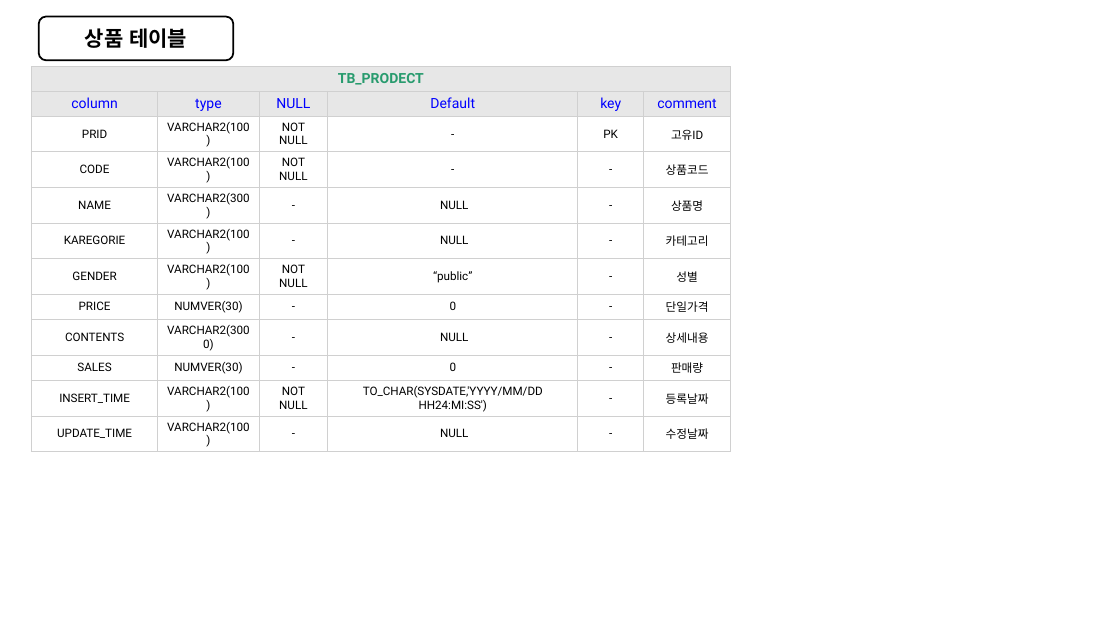
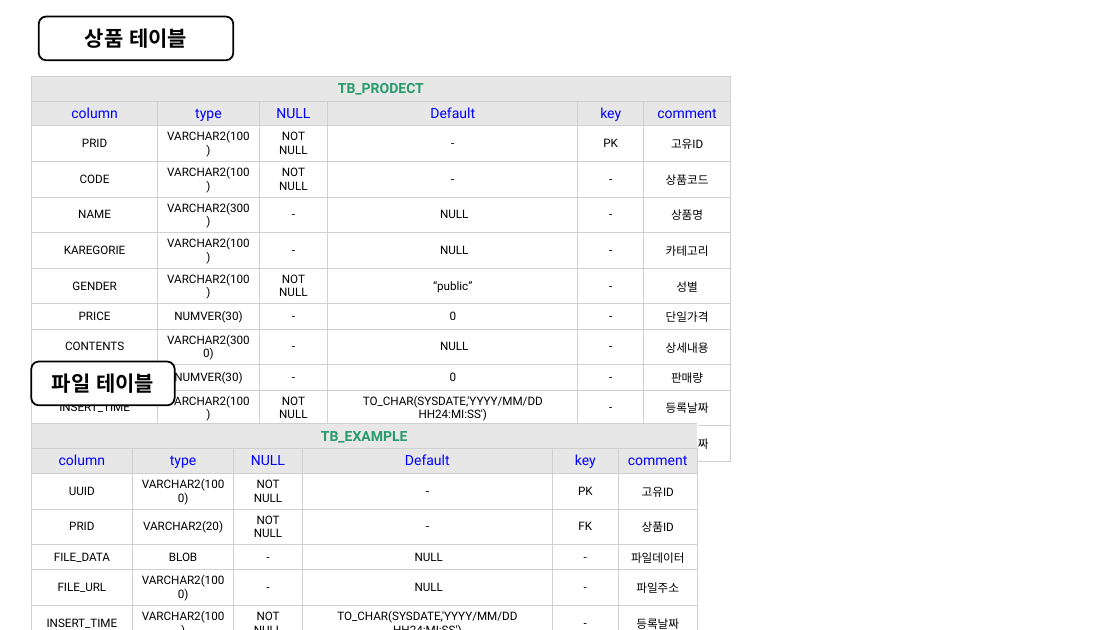
Before and after one commit to Engineer-Han/ITN2024, a slide deck: slide 3 of 01_메뉴얼/데이터 베이스/데이터베이스 스키마.pptx. Drawn at 1120x630 pixels with LibreOffice and Linux fonts; fonts in the diff are those of the drawing. Boxes give left, top, right and bottom in pixels: in the first picture for what was removed or moved away, otherwise in the second. Text is boxed around its words. In the diff, an @@ line names an element or a change of style, - is before the commit and + after.

```diff
--- a/01_메뉴얼/데이터 베이스/데이터베이스 스키마.pptx
+++ b/01_메뉴얼/데이터 베이스/데이터베이스 스키마.pptx
@@ table: place and size @@
-table at [31, 66, 731, 443]
+table at [31, 76, 731, 627]
@@ rounded rectangle added at [31, 361, 175, 405], fill #FFFFFF, outline #000000 1.5 pt, 18 pt, text #000000, bold @@
+파일 테이블
@@ table added at [31, 423, 697, 630], 8 rows, 6 columns @@
+TB_EXAMPLE |  |  |  |  | 
+column | type | NULL | Default | key | comment
+UUID | VARCHAR2(1000) | NOT NULL | - | PK | 고유ID
+PRID | VARCHAR2(20) | NOT NULL | - | FK | 상품ID
+FILE_DATA | BLOB | - | NULL | - | 파일데이터
+FILE_URL | VARCHAR2(1000) | - | NULL | - | 파일주소
+INSERT_TIME | VARCHAR2(100) | NOT NULL | TO_CHAR(SYSDATE,'YYYY/MM/DD HH24:MI:SS') | - | 등록날짜
+UPDATE_TIME | VARCHAR2(100) | - | NULL | - | 수정날짜
```
Also in this commit, not shown: 1 other file.
